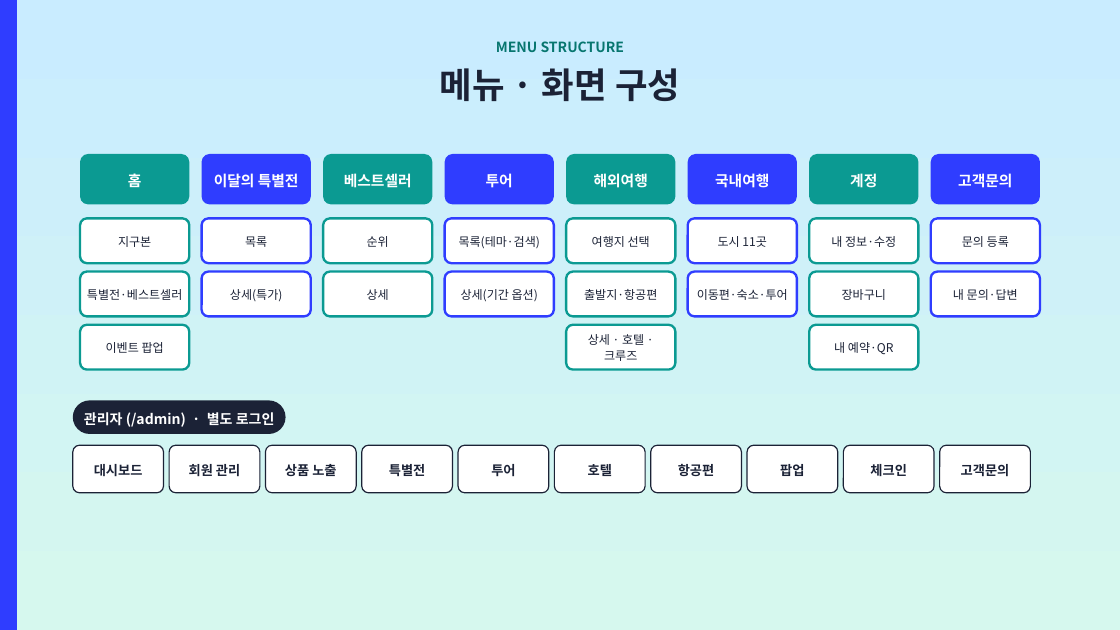
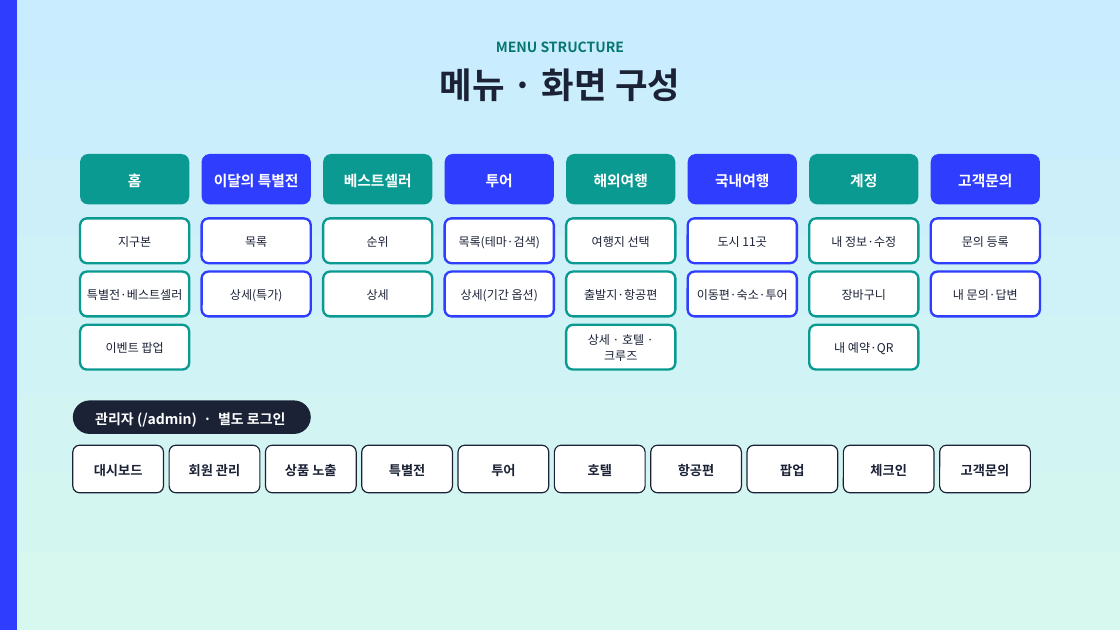
Before and after one commit to ho8566z/nado-gam_word, a slide deck: slide 17 of ppt_output/나도감_발표.pptx. Drawn at 1120x630 pixels with LibreOffice and Linux fonts; fonts in the diff are those of the drawing. Boxes give left, top, right and bottom in pixels: in the first picture for what was removed or moved away, otherwise in the second. Text is boxed around its words. In the diff, an @@ line names an element or a change of style, - is before the commit and + after.

```diff
--- a/ppt_output/나도감_발표.pptx
+++ b/ppt_output/나도감_발표.pptx
@@ text "관리자 (/admin) · 별도 로그인": place and size @@
-text "관리자 (/admin) · 별도 로그인" at bbox=[84, 412, 275, 427]
+text "관리자 (/admin) · 별도 로그인" at bbox=[95, 412, 286, 427]
@@ rounded rectangle: place and size @@
-rounded rectangle at bbox=[73, 400, 286, 434]
+rounded rectangle at bbox=[73, 400, 311, 434]
```
Also in this commit, not shown: 6 other slides changed, 34 other files.
